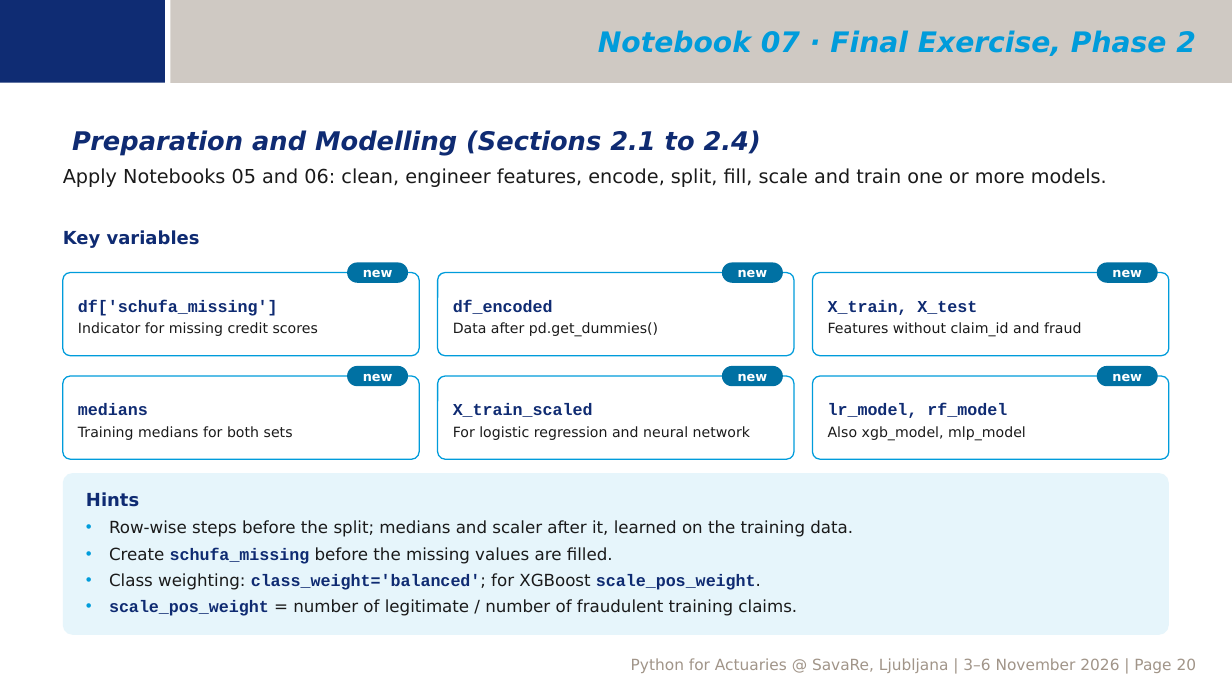
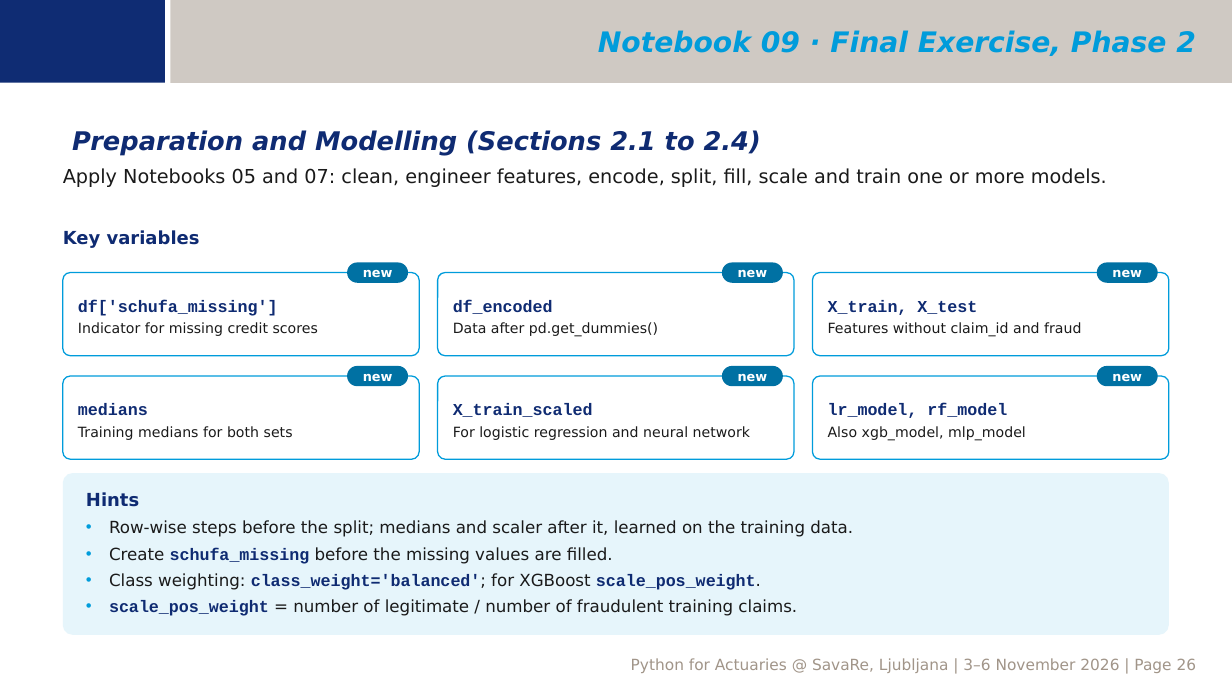
Before and after one commit to ktnspr/py4lju, a slide deck: slide 26 of 00_seminar_intro.pptx (slide 20 before the commit). Drawn at 1232x693 pixels with LibreOffice and Linux fonts; fonts in the diff are those of the drawing; background and template pictures are left out. Boxes give left, top, right and bottom in pixels: in the first picture for what was removed or moved away, otherwise in the second. Text is boxed around its words. In the diff, an @@ line names an element or a change of style, - is before the commit and + after.

```diff
--- a/00_seminar_intro.pptx
+++ b/00_seminar_intro.pptx
@@ text at bbox=[598, 30, 1196, 56]: text changed @@
-Notebook 07 · Final Exercise, Phase 2
+Notebook 09 · Final Exercise, Phase 2
@@ text at bbox=[63, 168, 1107, 187]: text changed @@
-Apply Notebooks 05 and 06: clean, engineer features, encode, split, fill, scale and train one or more models.
+Apply Notebooks 05 and 07: clean, engineer features, encode, split, fill, scale and train one or more models.
@@ text at bbox=[631, 658, 1197, 673]: text changed @@
-Python for Actuaries @ SavaRe, Ljubljana | 3–6 November 2026 | Page 20
+Python for Actuaries @ SavaRe, Ljubljana | 3–6 November 2026 | Page 26
```
Also in this commit, not shown: 10 other slides changed, 6 slides added, 24 other files.
